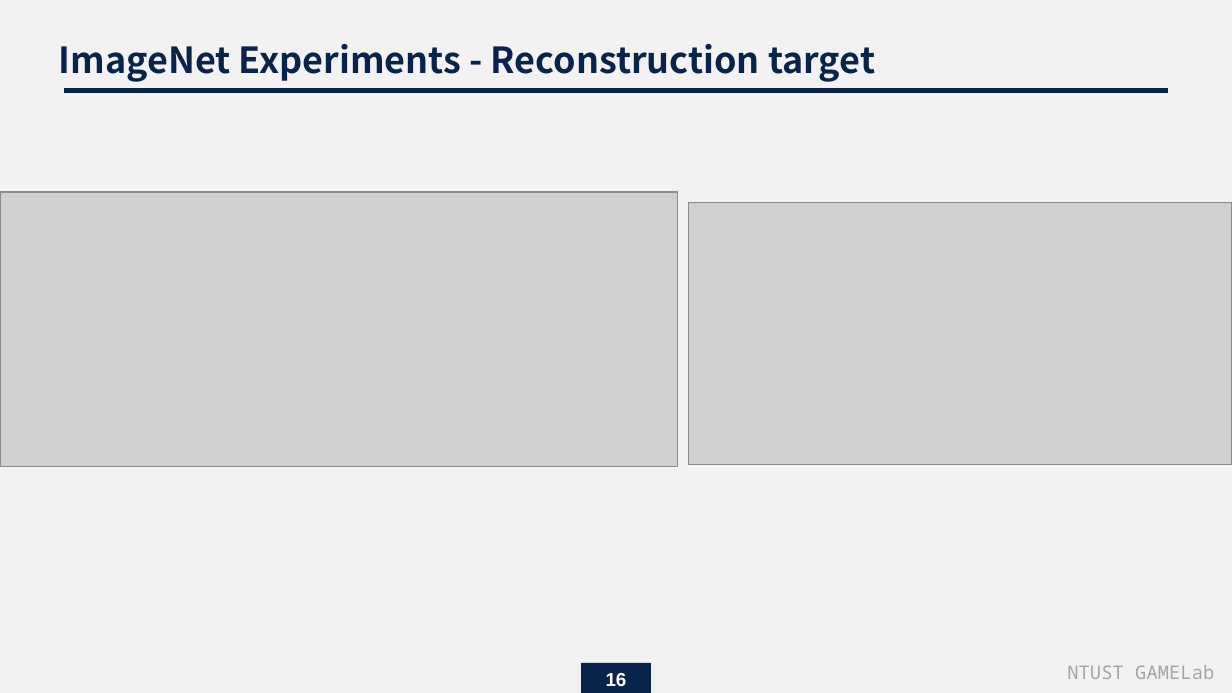
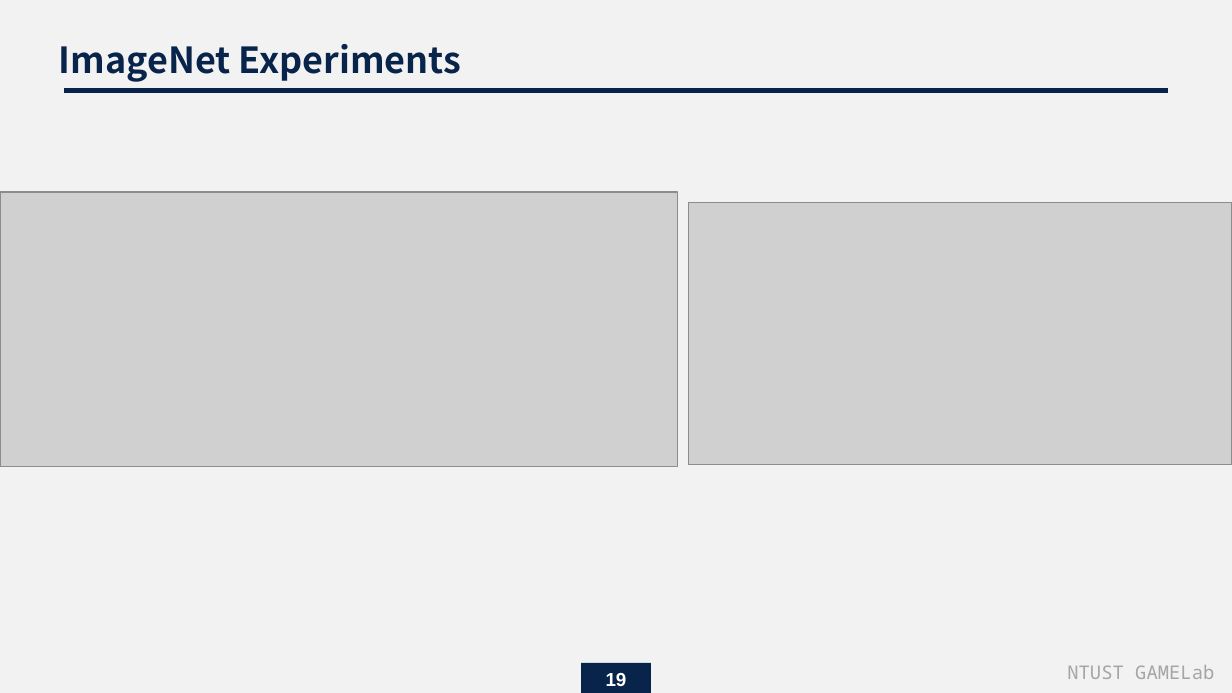
Before and after one commit to endman100/paper-, a slide deck: slide 19 of Masked Autoencoders Are Scalable Vision Learners.pptx (slide 16 before the commit). Drawn at 1232x693 pixels with LibreOffice and Linux fonts; fonts in the diff are those of the drawing; grey boxes stand for pictures. Boxes give left, top, right and bottom in pixels: in the first picture for what was removed or moved away, otherwise in the second. Text is boxed around its words. In the diff, an @@ line names an element or a change of style, - is before the commit and + after.

```diff
--- a/Masked Autoencoders Are Scalable Vision Learners.pptx
+++ b/Masked Autoencoders Are Scalable Vision Learners.pptx
@@ text at bbox=[59, 44, 461, 82]: text changed @@
-ImageNet Experiments - Reconstruction target
+ImageNet Experiments
@@ page number at bbox=[606, 673, 627, 686]: text changed @@
-16
+19
```
Also in this commit, not shown: 5 other slides changed, 4 slides added, 1 other file.
